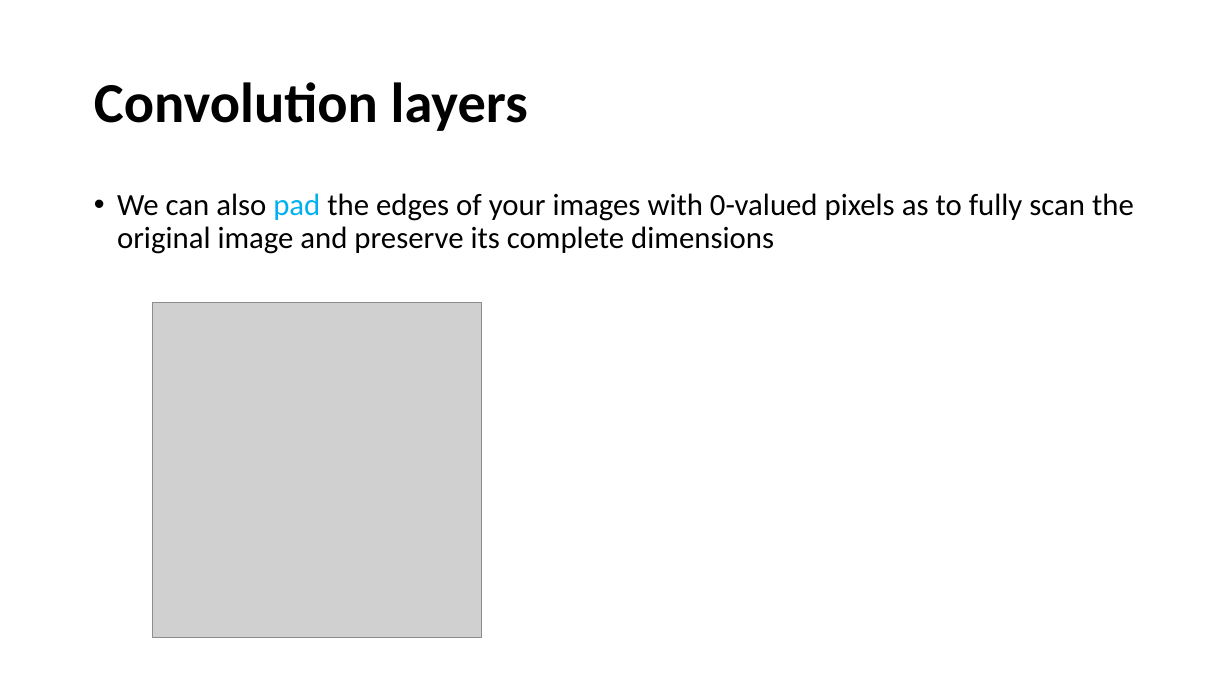
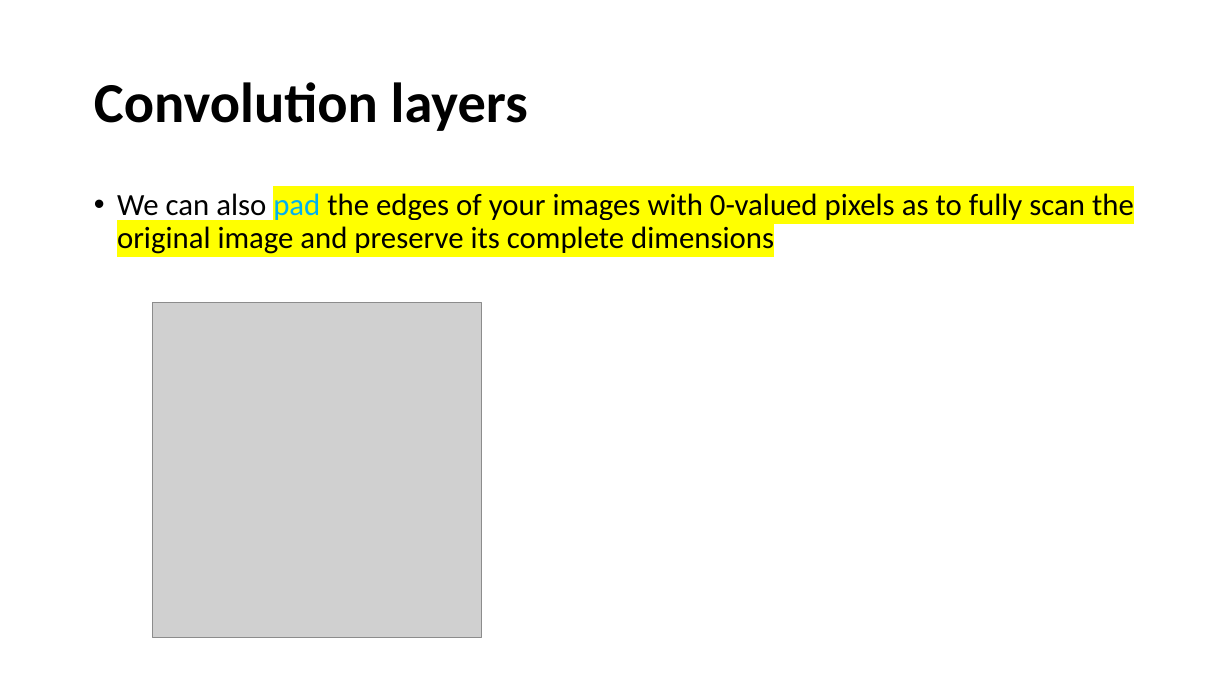
Before and after one commit to Ascii-Hermit/6thSem, a slide deck: slide 17 of DL/New/L7 Convolutional Neural Networks.pptx. Drawn at 1232x693 pixels with LibreOffice and Linux fonts; fonts in the diff are those of the drawing; grey boxes stand for pictures. Boxes give left, top, right and bottom in pixels: in the first picture for what was removed or moved away, otherwise in the second. Text is boxed around its words. In the diff, an @@ line names an element or a change of style, - is before the commit and + after.

```diff
--- a/DL/New/L7 Convolutional Neural Networks.pptx
+++ b/DL/New/L7 Convolutional Neural Networks.pptx
@@ text "We can also pad the ..." at (117,193,1134,254): highlight none to #FFFF00 @@
```
Also in this commit, not shown: 23 other slides changed, 3 other files.
